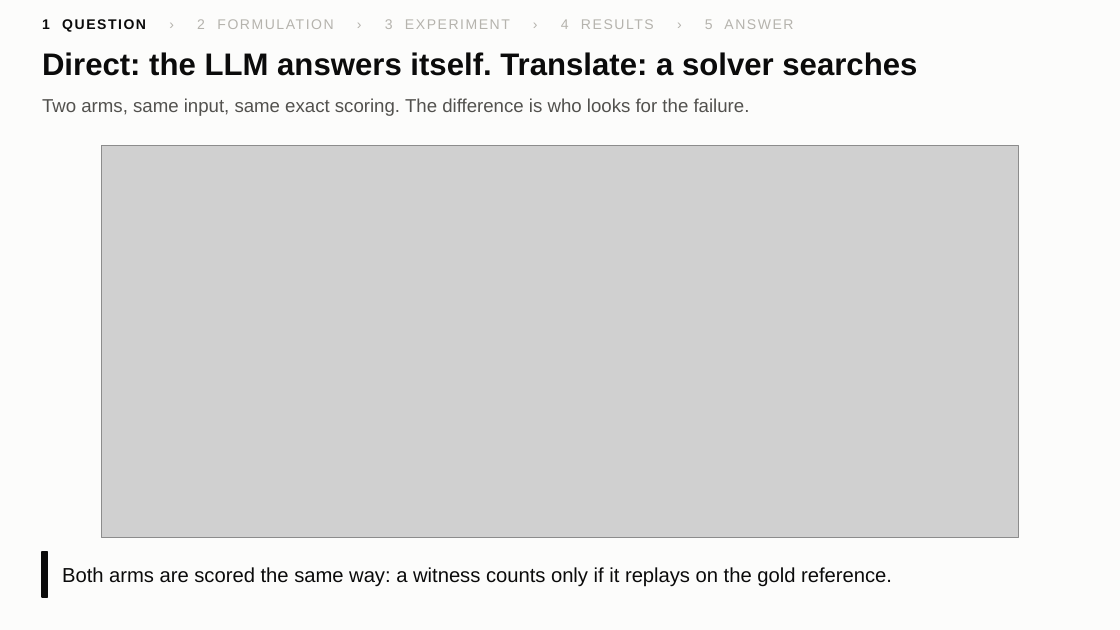
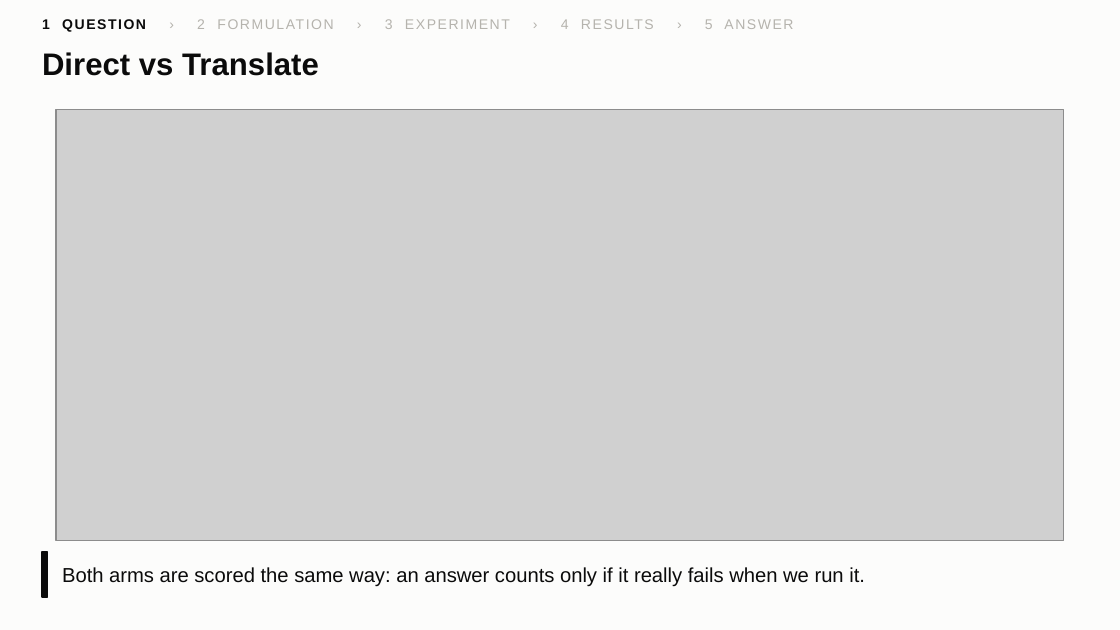
Before and after one commit to yxshrk/System-Failure-Detector, a slide deck: slide 4 of results/figures/slides/premortem_slides.pptx. Drawn at 1120x630 pixels with LibreOffice and Linux fonts; fonts in the diff are those of the drawing; grey boxes stand for pictures. Boxes give left, top, right and bottom in pixels: in the first picture for what was removed or moved away, otherwise in the second. Text is boxed around its words. In the diff, an @@ line names an element or a change of style, - is before the commit and + after.

```diff
--- a/results/figures/slides/premortem_slides.pptx
+++ b/results/figures/slides/premortem_slides.pptx
@@ text at <box>42,52,319,76</box>: text changed @@
-Direct: the LLM answers itself. Translate: a solver searches
+Direct vs Translate
@@ text removed at <box>42,98,750,116</box> @@
-Two arms, same input, same exact scoring. The difference is who looks for the failure.
@@ picture: place and size @@
-picture at <box>102,146,1019,538</box>
+picture at <box>56,110,1064,541</box>
@@ text at <box>62,567,865,587</box>: text changed @@
-Both arms are scored the same way: a witness counts only if it replays on the gold reference.
+Both arms are scored the same way: an answer counts only if it really fails when we run it.
```
Also in this commit, not shown: 4 other files.
